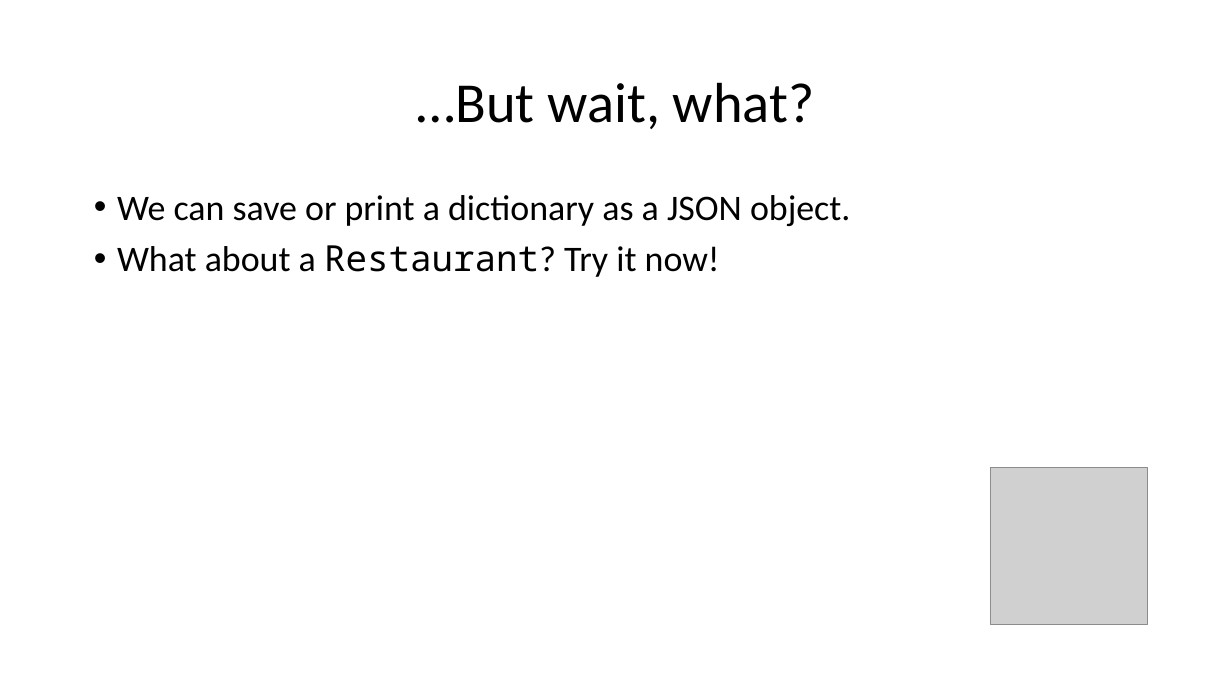
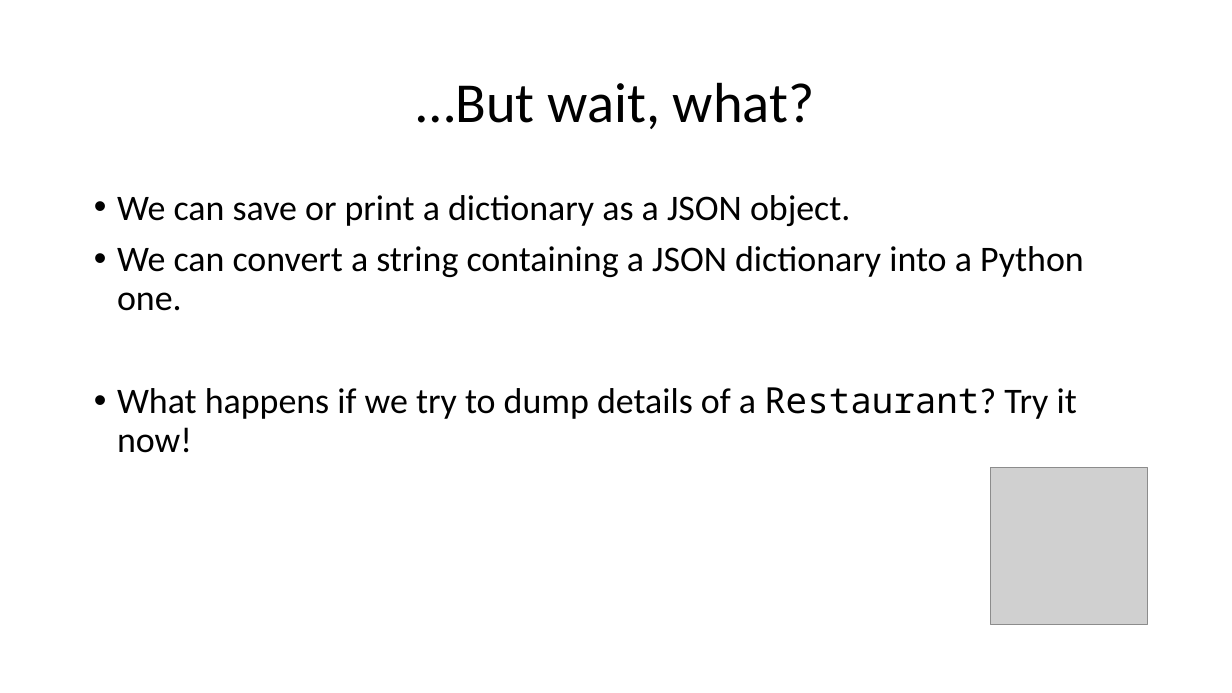
Before and after one commit to wilkotom/python_examples, a slide deck: slide 8 of Python Level 2/Lesson 4/Session 4.pptx (slide 7 before the commit). Drawn at 1232x693 pixels with LibreOffice and Linux fonts; fonts in the diff are those of the drawing; grey boxes stand for pictures. Boxes give left, top, right and bottom in pixels: in the first picture for what was removed or moved away, otherwise in the second. Text is boxed around its words. In the diff, an @@ line names an element or a change of style, - is before the commit and + after.

```diff
--- a/Python Level 2/Lesson 4/Session 4.pptx
+++ b/Python Level 2/Lesson 4/Session 4.pptx
@@ text at <box>117,246,1084,453</box>: text changed @@
-• What about a Restaurant? Try it now!
+• We can convert a string containing a JSON dictionary into a Python one.
+• What happens if we try to dump details of a Restaurant? Try it now!
```
Also in this commit, not shown: 4 other slides changed, 1 slide added.
